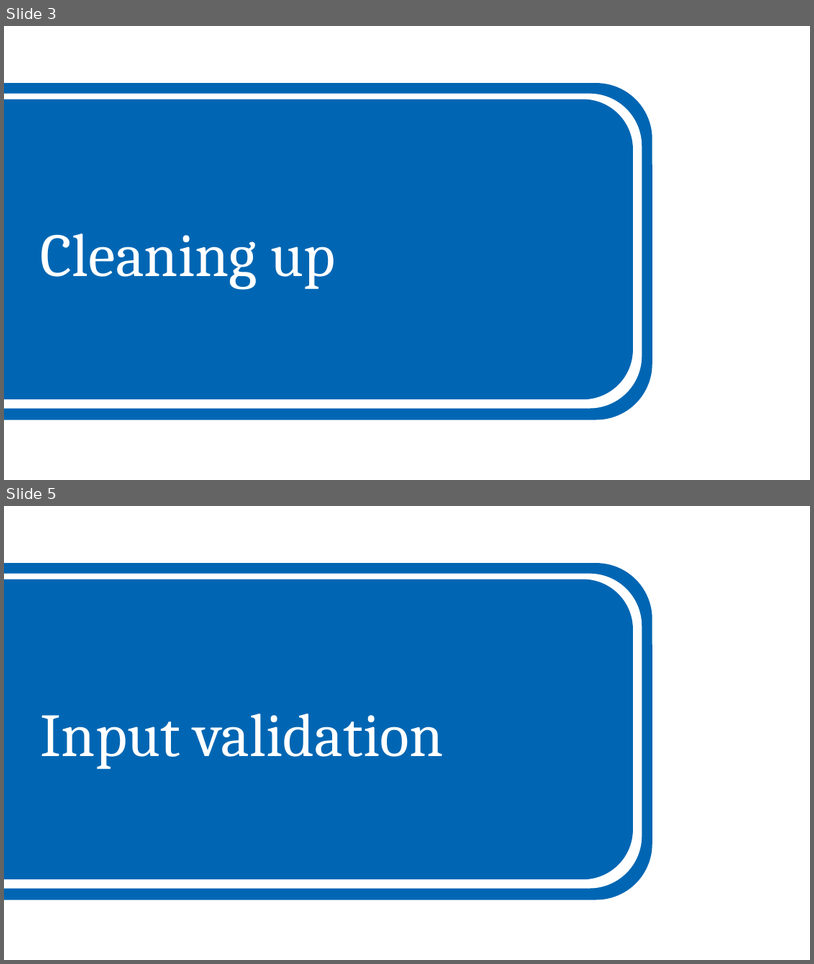
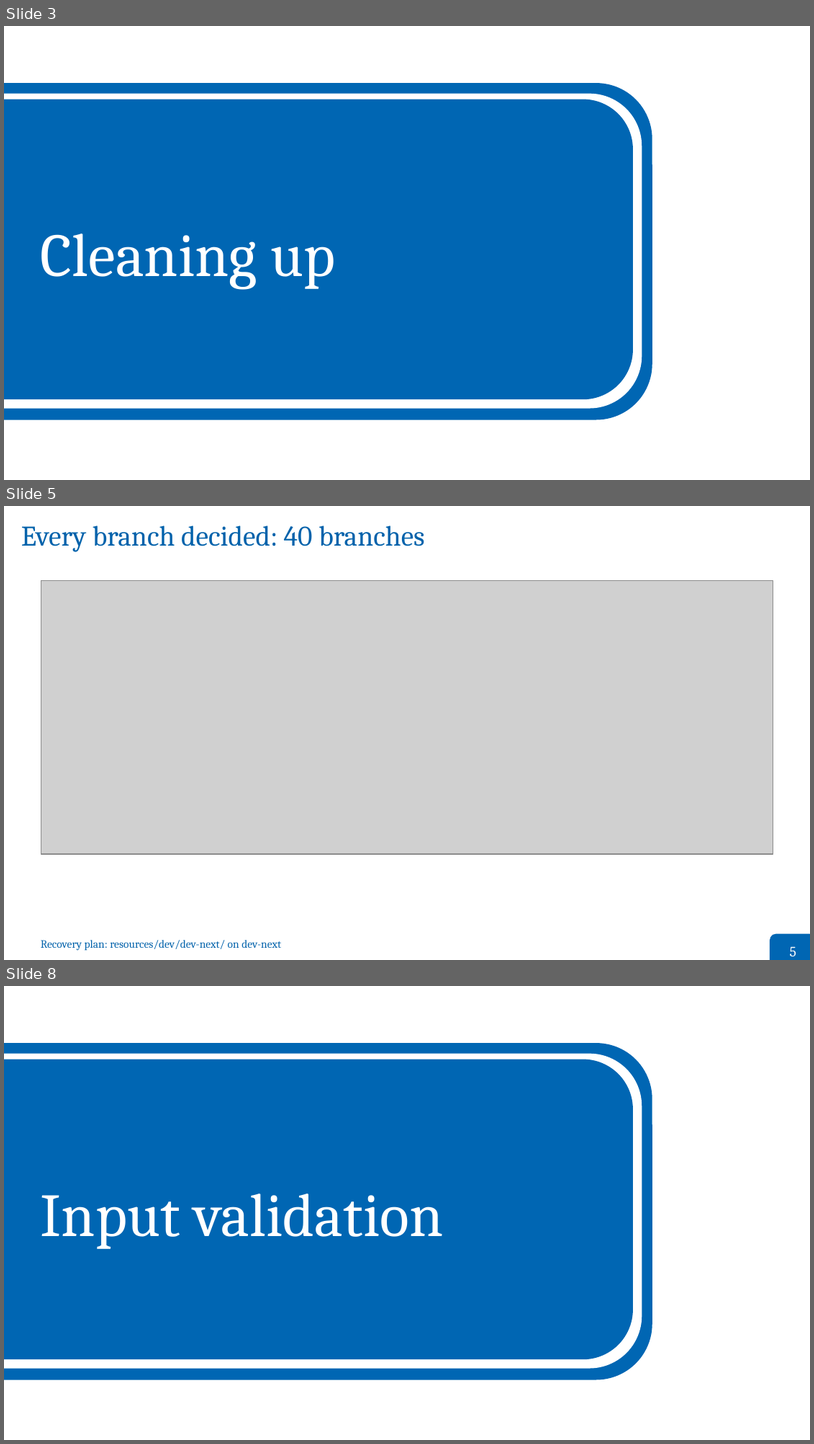
Before and after one commit to grand-mother/grand, a slide deck: resources/dev/dev-next/presentations/2026-10-01-GRAND_Weekly_Meeting/2026-10-01-Bustamante-GRAND_Weekly_Meeting.odp. Shown one above the other, each under a label of ours: slides 3 and 5 before the commit, slides 3, 5 and 8 after it; the slides between them are not shown. The pictures are 814x964 and 814x1444 pixels, drawn with LibreOffice and Linux fonts; fonts in the diff are those of the drawing; grey boxes stand for pictures. Boxes give left, top, right and bottom in pixels: in the first picture for what was removed or moved away, otherwise in the second. Text is boxed around its words. In the diff, an @@ line names an element or a change of style, - is before the commit and + after.

```diff
--- a/resources/dev/dev-next/presentations/2026-10-01-GRAND_Weekly_Meeting/2026-10-01-Bustamante-GRAND_Weekly_Meeting.odp
+++ b/resources/dev/dev-next/presentations/2026-10-01-GRAND_Weekly_Meeting/2026-10-01-Bustamante-GRAND_Weekly_Meeting.odp
@@ slide 5 added at (4,506,810,960), background #FFFFFF @@
@@ title added at (21,525,424,552), 28 pt, text #0262AB @@
+Every branch decided: 40 branches
@@ picture added at (41,581,773,854) @@
@@ rounded rectangle added at (770,934,810,960), fill #0066B3 @@
@@ text added at (41,939,281,950), 11 pt, text #0262AB @@
+Recovery plan: resources/dev/dev-next/ on dev-next
@@ text added at (790,946,797,956), 14 pt, text #FFFFFF @@
+5
@@ what was slide 5 is now slide 8 @@
```
Also in this commit, not shown: 7 slides changed, 8 other slides added, 4 slides removed, 9 other files.
